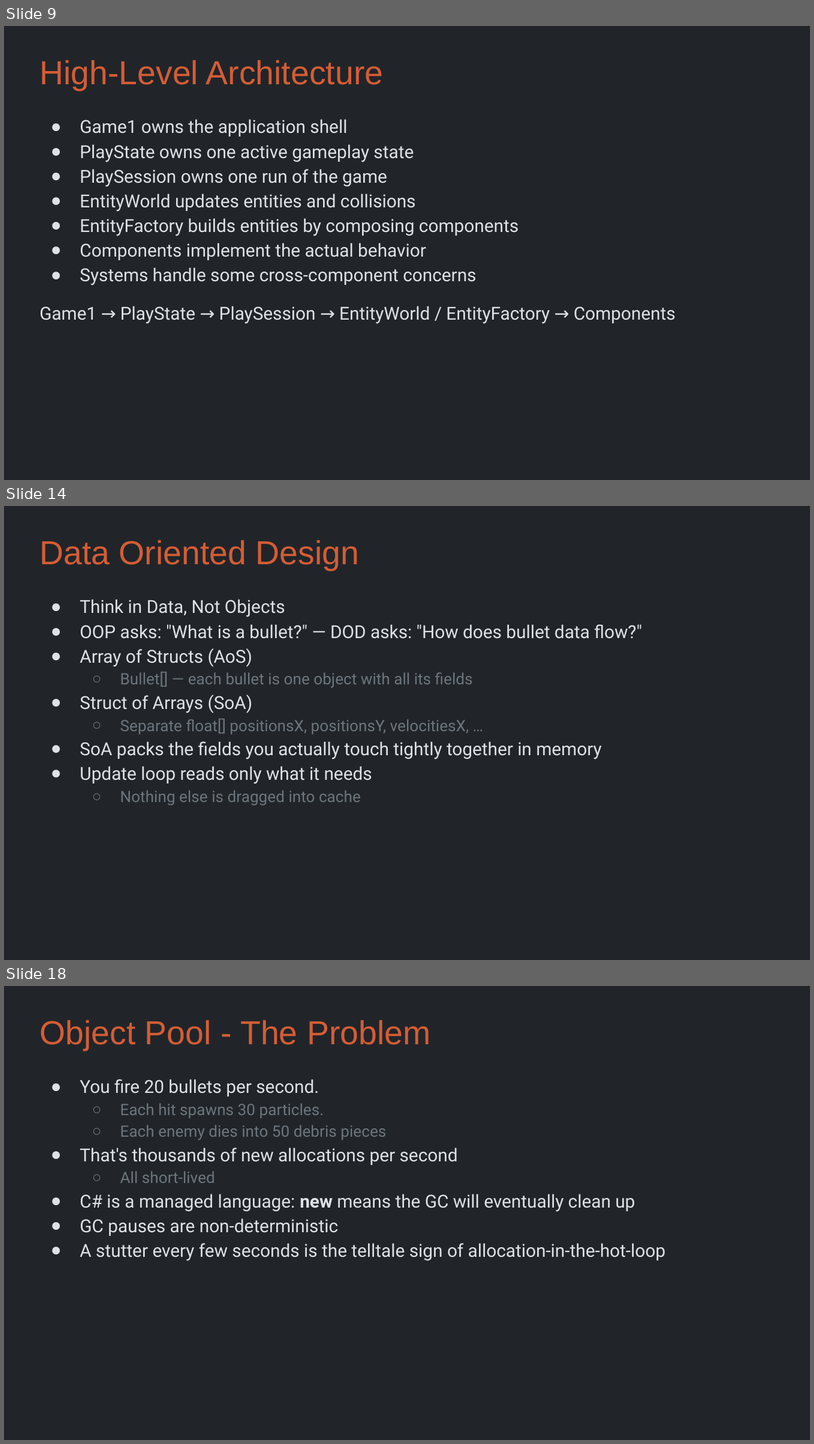
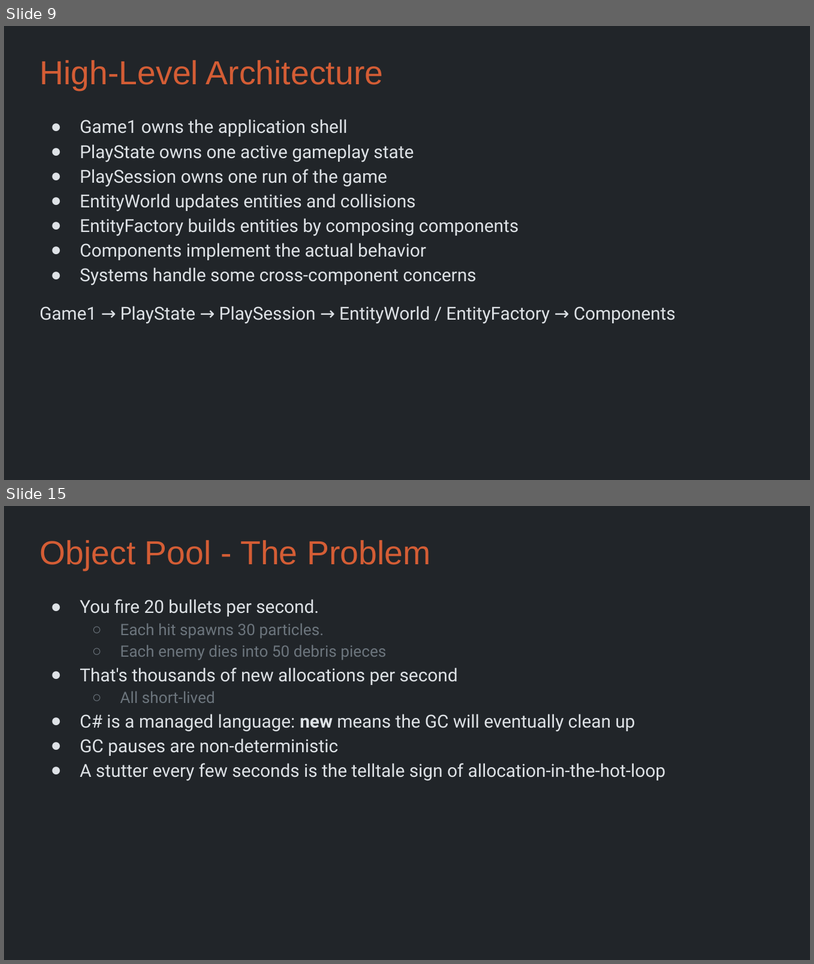
Before and after one commit to Metamate/gar, a slide deck: slides/11 Geometry Wars.pptx. Shown one above the other, each under a label of ours: slides 9, 14 and 18 before the commit, slides 9 and 15 after it; the slides between them are not shown. The pictures are 814x1444 and 814x964 pixels, drawn with LibreOffice and Linux fonts; fonts in the diff are those of the drawing. Boxes give left, top, right and bottom in pixels: in the first picture for what was removed or moved away, otherwise in the second. Text is boxed around its words. In the diff, an @@ line names an element or a change of style, - is before the commit and + after.

```diff
--- a/slides/11 Geometry Wars.pptx
+++ b/slides/11 Geometry Wars.pptx
@@ slide 14 removed at (4, 506, 810, 960), background #212529 @@
@@ title removed at (39, 540, 360, 570) @@
-Data Oriented Design
@@ text removed at (80, 599, 642, 805) @@
-● Think in Data, Not Objects
-● OOP asks: "What is a bullet?" — DOD asks: "How does bullet data flow?"
-● Array of Structs (AoS)
-  ○ Bullet[] — each bullet is one object with all its fields
-● Struct of Arrays (SoA)
-  ○ Separate float[] positionsX, positionsY, velocitiesX, …
-● SoA packs the fields you actually touch tightly together in memory
-● Update loop reads only what it needs
-  ○ Nothing else is dragged into cache
@@ what was slide 18 is now slide 15 @@
```
Also in this commit, not shown: 6 slides changed, 4 slides added, 8 other slides removed, 3 other files.
